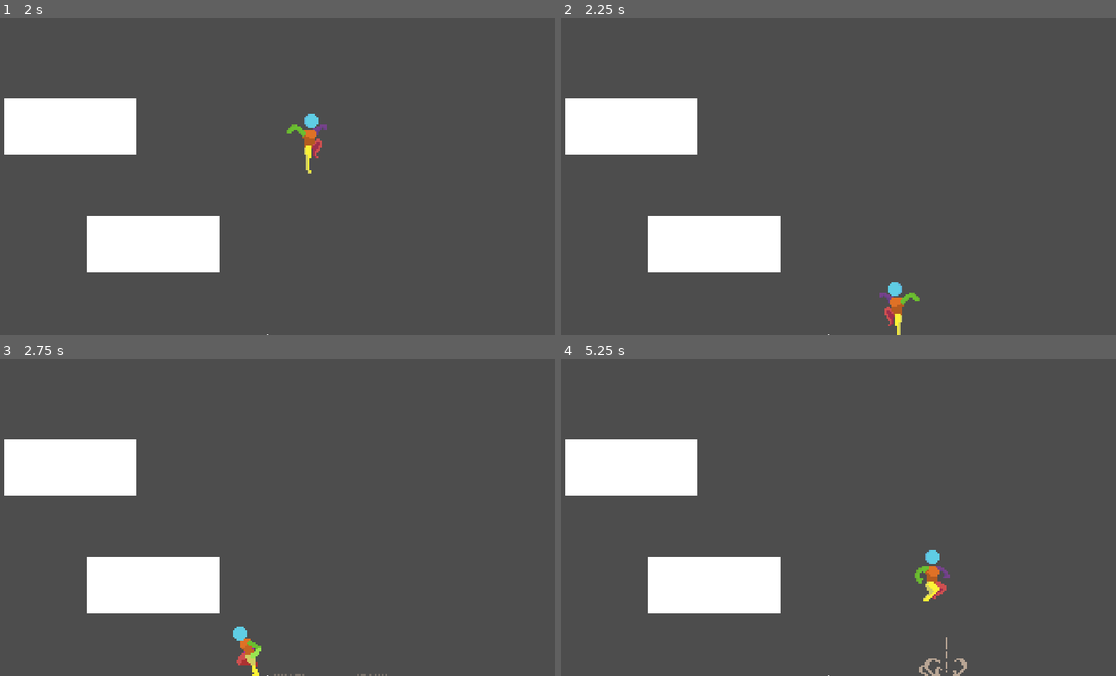
Above: before the commit, frames 1-4 (two rows, left to right).
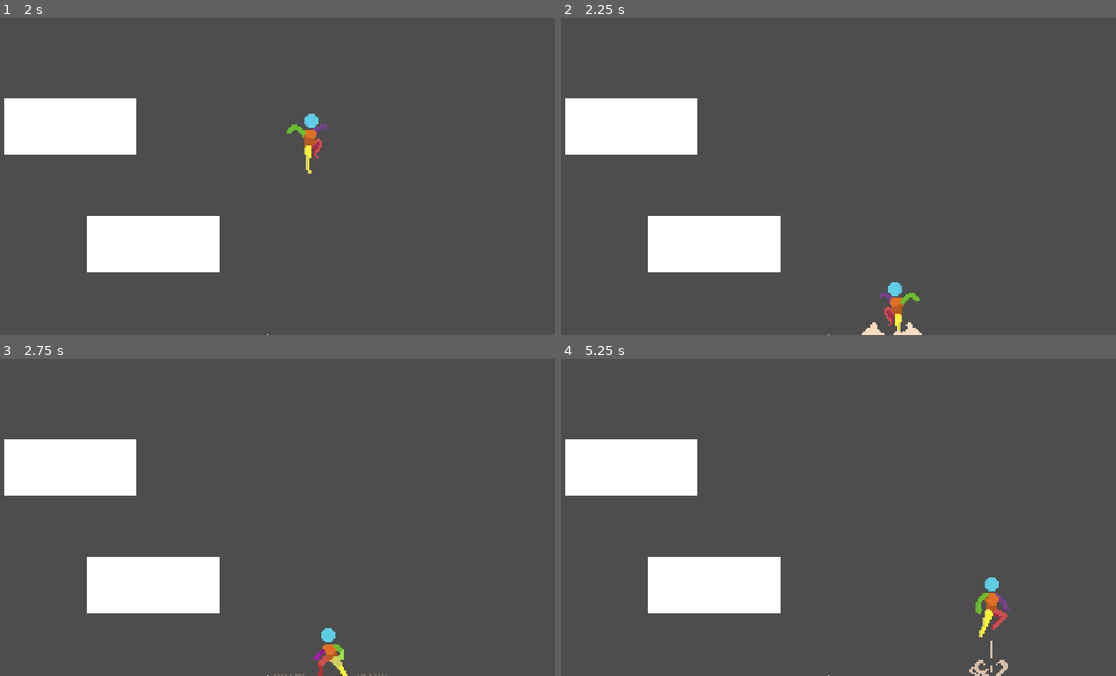
Above: after the commit, the same moments.

Repository: pdroacordi/memorina
Game: Godot game, scene res://scenes/world/game.tscn
Two runs of this game, one before a commit and one after it. Both use one fixed random seed, a clock stepped at 60 frames per second and the inputs below.
Inputs:
- Up to frame 1 (2 s): hold Z (jump) 0.53-1.28 s; hold Right (move_right) from 0.53 s (still down); tap Enter at 1.25 s; tap Z (jump) at 1.35, 1.52, 1.82 s
- Up to frame 2 (2.25 s): release Right (move_right) at 2.03 s; hold Left (move_left) from 2.03 s (still down); hold Z (jump) from 2.03 s (still down)
- Up to frame 3 (2.75 s): keep holding Left (move_left); keep holding Z (jump)
- Up to frame 4 (5.25 s): release Left (move_left) at 2.78 s; release Z (jump) at 2.78 s; hold Right (move_right) 2.78-4.28 s; tap Z (jump) at 2.85, 3.02, 3.32, 4.35, 4.52, 4.82 s; hold Z (jump) 3.53-4.28 s; hold Left (move_left) 4.28-5.03 s; hold Right (move_right) from 5.03 s (still down); hold Z (jump) from 5.03 s (still down)

Frame 1 is identical in both runs. In frame 2, 0.2% of the frame differs, in the area x 54-66%, y 96-100%; in frame 3, 0.8%; in frame 4, 1.3%, in the area x 63-81%, y 60-100%.

Commit message:
feat(player): lock movement during hard landings
Landing at or above hard_land_speed locks out movement and jump input for
hard_land_time, so the land animation plays through instead of being cut
short. Both values are exported for tuning; the default 0.75s matches the
land animation length.

The lock works without touching the AnimationTree. Zeroing _direction is
enough, because the land -> run transition tests _direction != 0.0 and
land -> idle already waits for the animation to end.

Landing detection moves after move_and_slide(), which is what updates
is_on_floor(). Checking at the top of _physics_process saw the touchdown a
frame late, while the AnimationTree, being a child node, evaluated in the
correct frame and briefly escaped into run before the lock was set.

The jump buffer keeps running during the lock, so a jump pressed on
recovery still fires. Leaving the floor cancels the lock, so a collapsing
platform cannot strand the character stunned in mid-air.

Diff:
--- a/scenes/characters/player/character.gd
+++ b/scenes/characters/player/character.gd
@@ -3,6 +3,7 @@
 
 signal jumped(position: Vector2)
 signal landed(position: Vector2, impact_speed: float)
+signal hard_landed(position: Vector2, impact_speed: float)
 
 
 @export_category("Locomotion")
@@ -23,12 +24,17 @@
 @export var apex_threshold    : float = 40.0
 @export var apex_gravity_mult : float = 0.5
 
+@export_category("Landing")
+@export var hard_land_speed   : float = 400.0
+@export var hard_land_time    : float = 0.75
+
 var _direction                : float = 0.0
 var _is_jumping               : bool  = false
 var _coyote_timer             : float = 0.0
 var _jump_buffer_timer        : float = -1.0
 var _was_on_floor             : bool  = true
 var _last_fall_speed          : float = 0.0
+var _recovery_timer           : float = 0.0
 
 @onready var _sprite          : Sprite2D    = $Sprite2D
 @onready var _input           : PlayerInput = $PlayerInput
@@ -42,10 +48,6 @@
 func _physics_process(delta: float) -> void:
 	var on_floor := is_on_floor()
 
-	if on_floor and not _was_on_floor:
-		landed.emit(global_position, _last_fall_speed)
-	_was_on_floor = on_floor
-
 	_update_facing()
 	_update_timers(delta, on_floor)
 
@@ -57,12 +59,25 @@
 	_try_jump(on_floor)
 	move_and_slide()
 
+	# Must run after move_and_slide(): that is what updates is_on_floor(), and
+	# the AnimationTree evaluates as a child node later in the same frame. Any
+	# later and the state machine sees "grounded with input" for one frame and
+	# escapes the land animation into run.
+	_check_landing()
+
+#############################################
+##  S T A T E                              ##
+#############################################
+
+func is_recovering() -> bool:
+	return _recovery_timer > 0.0
+
 #############################################
 ##  E V E N T S                            ##
 #############################################
 
 func _on_direction_changed(new_direction: float) -> void:
-	_direction = new_direction
+	_direction = 0.0 if is_recovering() else new_direction
 
 func _on_jump_pressed() -> void:
 	_jump_buffer_timer = jump_buffer_max
@@ -109,6 +124,9 @@
 	if _jump_buffer_timer > 0.0:
 		_jump_buffer_timer -= delta
 
+	if _recovery_timer > 0.0:
+		_recovery_timer = _recovery_timer - delta if on_floor else 0.0
+
 func _apply_gravity(delta: float) -> void:
 	var gravity_mult := fall_gravity_mult if velocity.y >= 0.0 else rise_gravity_mult
 
@@ -124,7 +142,7 @@
 		_is_jumping = false
 
 func _try_jump(on_floor: bool) -> void:
-	var can_jump := on_floor or _coyote_timer > 0.0
+	var can_jump := (on_floor or _coyote_timer > 0.0) and not is_recovering()
 	var wants_jump := _jump_buffer_timer > 0.0
 
 	if can_jump and wants_jump:
@@ -141,3 +159,19 @@
 func _jump_force(height: float) -> float:
 	var gravity_rise := _base_gravity * rise_gravity_mult
 	return sqrt(gravity_rise * height * 2.0) * -1.0
+
+#############################################
+##  L A N D I N G                          ##
+#############################################
+
+func _check_landing() -> void:
+	var on_floor := is_on_floor()
+
+	if on_floor and not _was_on_floor:
+		landed.emit(global_position, _last_fall_speed)
+
+		if _last_fall_speed >= hard_land_speed:
+			_recovery_timer = hard_land_time
+			_direction = 0.0
+			hard_landed.emit(global_position, _last_fall_speed)
+	_was_on_floor = on_floor
